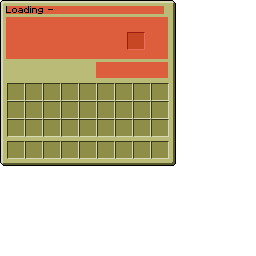
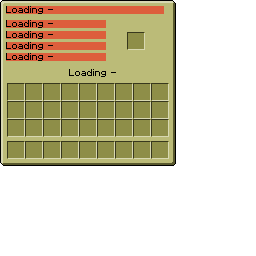
Before/after of a 256×256 layered artwork. What changed in the layer stack:
hid group "quests" (2 layers) over (x1=6, y1=17, x2=168, y2=78)
painted on "title copy 2" over (x1=96, y1=17, x2=168, y2=78)
painted on "title copy" over (x1=6, y1=17, x2=168, y2=78)
showed group "active" (14 layers) over (x1=6, y1=20, x2=116, y2=77)
